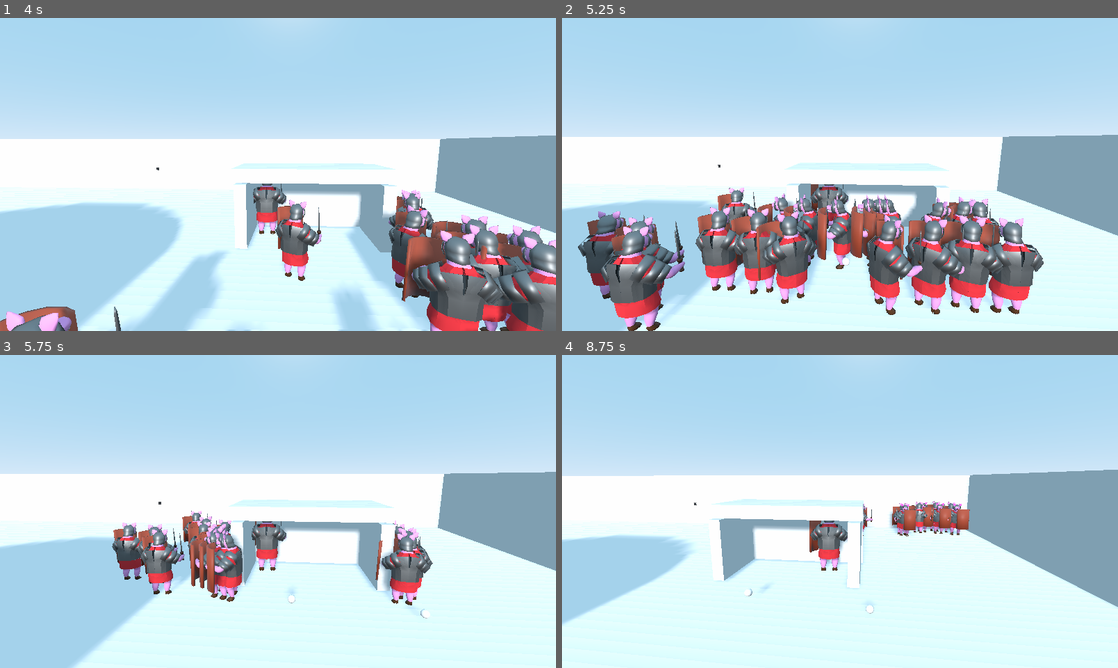
Above: before the commit, frames 1-4 (two rows, left to right).
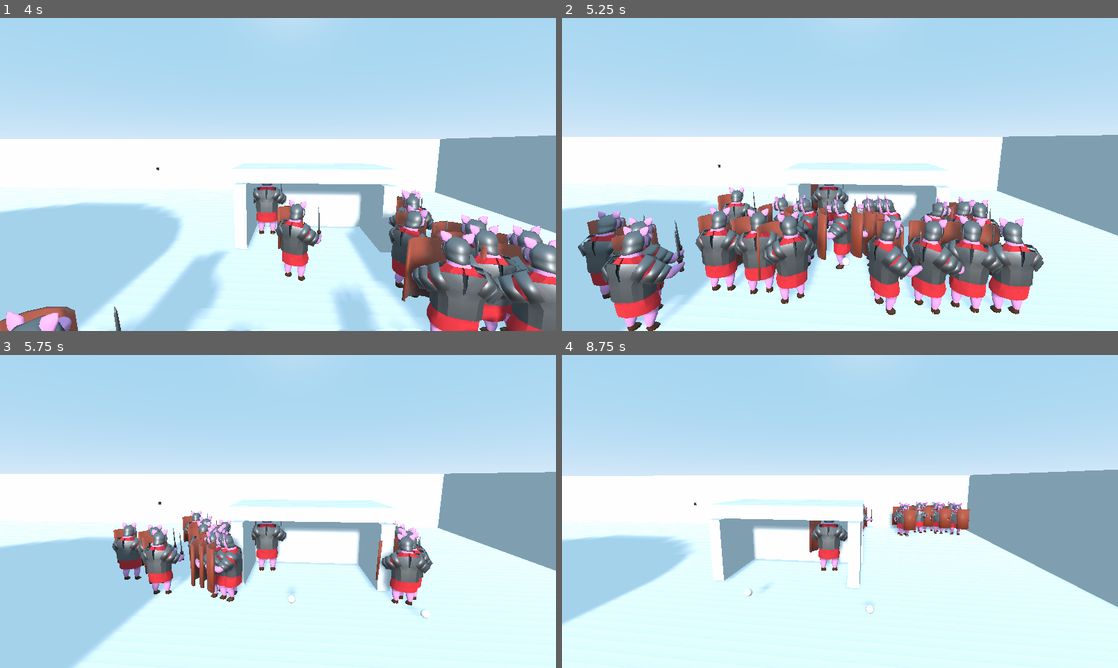
Above: after the commit, the same moments.

Repository: BVenturaDev/War-Pigs
Game: Godot game, scene res://scenes/levels/Test_Level.tscn
Two runs of this game, one before a commit and one after it. Both use one fixed random seed, a clock stepped at 60 frames per second and the inputs below.
Inputs (mouse positions are in pixels of both pictures, inside the frame that each line leads up to):
- Up to frame 1 (4 s): tap E (ui_select) at 0.5, 0.77, 1.25, 1.52, 2, 2.75, 3.02, 3.5, 3.77 s; move the mouse to (272, 180) at 0.52 s; hold W (move_forward) 0.53-2.78 s; tap Middle mouse button (charge) at 0.6, 2.85 s; click (272, 180) at 0.67 s; move the mouse to (316, 177) at 1.27 s; click (316, 177) at 1.35 s; move the mouse to (233, 171) at 2.02 s; right-click (233, 171) at 2.1 s; move the mouse to (283, 174) at 2.77 s; hold A (move_left) 2.78-3.53 s; click (283, 174) at 2.92 s; move the mouse to (255, 168) at 3.52 s; hold W (move_forward) from 3.53 s (still down); click (255, 168) at 3.6 s
- Up to frame 2 (5.25 s): keep holding W (move_forward); tap E (ui_select) at 4.25, 4.52 s; move the mouse to (867, 174) at 4.27 s; right-click (867, 174) at 4.35 s; move the mouse to (812, 174) at 5.02 s; tap Middle mouse button (charge) at 5.1 s; click (812, 174) at 5.17 s
- Up to frame 3 (5.75 s): keep holding W (move_forward)
- Up to frame 4 (8.75 s): move the mouse to (851, 505) at 5.77 s; release W (move_forward) at 5.78 s; hold D (move_right) 5.78-6.53 s; click (851, 505) at 5.85 s; tap E (ui_select) at 6.02, 6.77, 7.52 s; move the mouse to (834, 517) at 6.52 s; hold W (move_forward) from 6.53 s (still down); right-click (834, 517) at 6.6 s; move the mouse to (878, 514) at 7.27 s; tap Middle mouse button (charge) at 7.35 s; click (878, 514) at 7.42 s; move the mouse to (795, 508) at 8.02 s; click (795, 508) at 8.1 s

Frame 1 is identical in both runs. In frame 2, 0.1% of the frame differs, in the area x 5-84%, y 53-94%; in frame 3, less than 0.1%; in frame 4, less than 0.1%.

Commit message:
Added some minor things

Diff:
--- a/scenes/components/transition/LevelTransition.tscn
+++ b/scenes/components/transition/LevelTransition.tscn
@@ -3,7 +3,7 @@
 [ext_resource path="res://src/components/transition/LevelTransition.gd" type="Script" id=1]
 
 [sub_resource type="BoxShape" id=1]
-extents = Vector3( 4.53013, 2.92176, 3.0388 )
+extents = Vector3( 4.53013, 2.92176, 12.2112 )
 
 [node name="Area" type="Area"]
 script = ExtResource( 1 )
--- a/src/components/transition/LevelTransition.gd
+++ b/src/components/transition/LevelTransition.gd
@@ -1,6 +1,6 @@
 extends Area
 
-# Scenes to transition to
+# Scenes to transition to upon activation
 export (Array, String, FILE,"*.tscn") var scenes
 
 func transition():
--- a/src/components/transition/level_manager.gd
+++ b/src/components/transition/level_manager.gd
@@ -7,8 +7,7 @@
 # List of scenes to transition to
 var transition_scenes: Array
 
-# Goes to the next scene in the transition_scene
-#
+# Goes to the next scene in the transition_scene list
 func back_to_raid():
 	var next_scene = transition_scenes.pop_front()
 	if next_scene != null:
@@ -16,6 +15,7 @@
 	else:
 		printerr("[Level Manager]Scenes empty. Please add a scene path.")
 
+# Acquires a list of scenes to transition
 func scenes_to_transition(scenes: Array):
 	# Get the immediate scene
 	var next_scene = scenes.pop_front()
